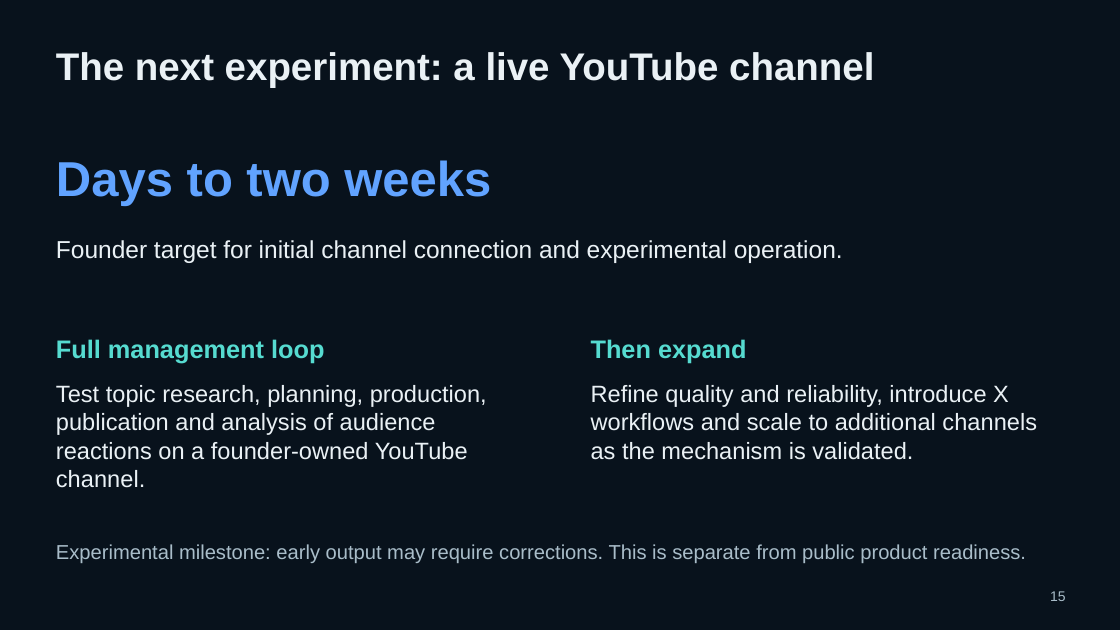
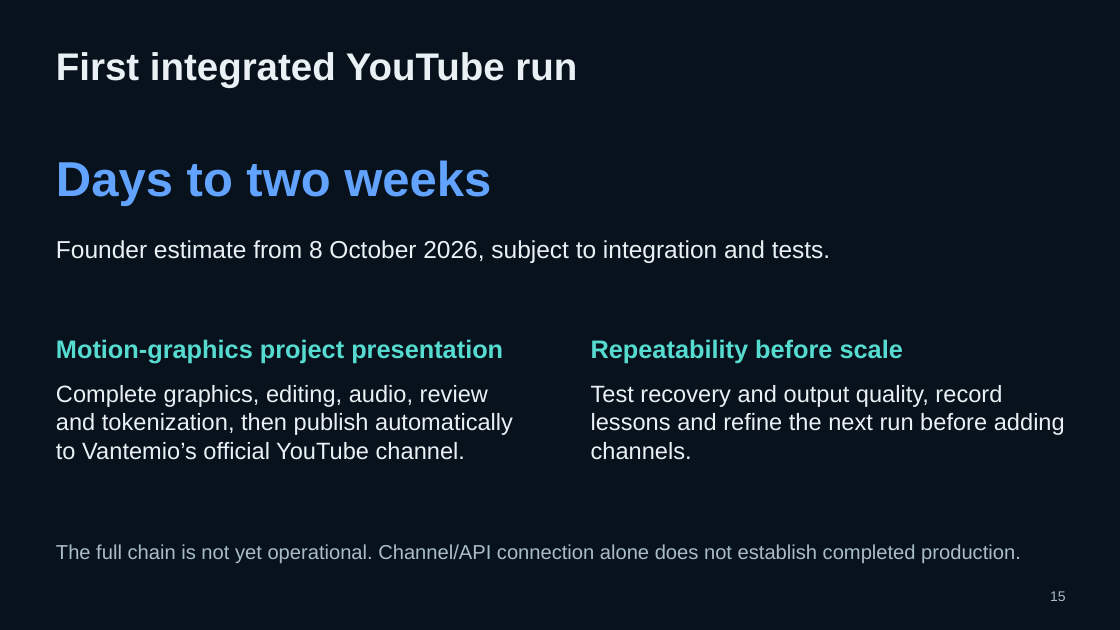
Before and after one commit to pavlichuckcrypt-maker/Vantemio, a slide deck: slide 15 of docs/pitch/Vantemio_Presentation_2026-10-05.pptx. Drawn at 1120x630 pixels with LibreOffice and Linux fonts; fonts in the diff are those of the drawing. Boxes give left, top, right and bottom in pixels: in the first picture for what was removed or moved away, otherwise in the second. Text is boxed around its words. In the diff, an @@ line names an element or a change of style, - is before the commit and + after.

Commit message:
Update Vantemio pitch and funding scenarios
8 October 2026 presentation: current development status, deployment profiles, Market service acceptance, Donations and planned AI avatars, $150k solo / $400k team funding and DGX Spark AI offload. Preserve stable pitch paths. Expected performance improvements are validation targets.

```diff
--- a/docs/pitch/Vantemio_Presentation_2026-10-05.pptx
+++ b/docs/pitch/Vantemio_Presentation_2026-10-05.pptx
@@ text at [56,52,577,88]: text changed @@
-The next experiment: a live YouTube channel
+First integrated YouTube run
@@ text at [56,240,830,263]: text changed @@
-Founder target for initial channel connection and experimental operation.
+Founder estimate from 8 October 2026, subject to integration and tests.
@@ text at [56,339,503,364]: text changed @@
-Full management loop
+Motion-graphics project presentation
@@ text at [591,339,903,364]: text changed @@
-Then expand
+Repeatability before scale
@@ text at [56,385,513,460]: text changed @@
-Test topic research, planning, production, publication and analysis of audience reactions on a founder-owned YouTube channel.
+Complete graphics, editing, audio, review and tokenization, then publish automatically to Vantemio’s official YouTube channel.
@@ text at [591,385,1065,460]: text changed @@
-Refine quality and reliability, introduce X workflows and scale to additional channels as the mechanism is validated.
+Test recovery and output quality, record lessons and refine the next run before adding channels.
@@ text at [56,544,1021,563]: text changed @@
-Experimental milestone: early output may require corrections. This is separate from public product readiness.
+The full chain is not yet operational. Channel/API connection alone does not establish completed production.
```
Also in this commit, not shown: 27 other slides changed, 8 slides added, 5 slides removed, 1 other file.
